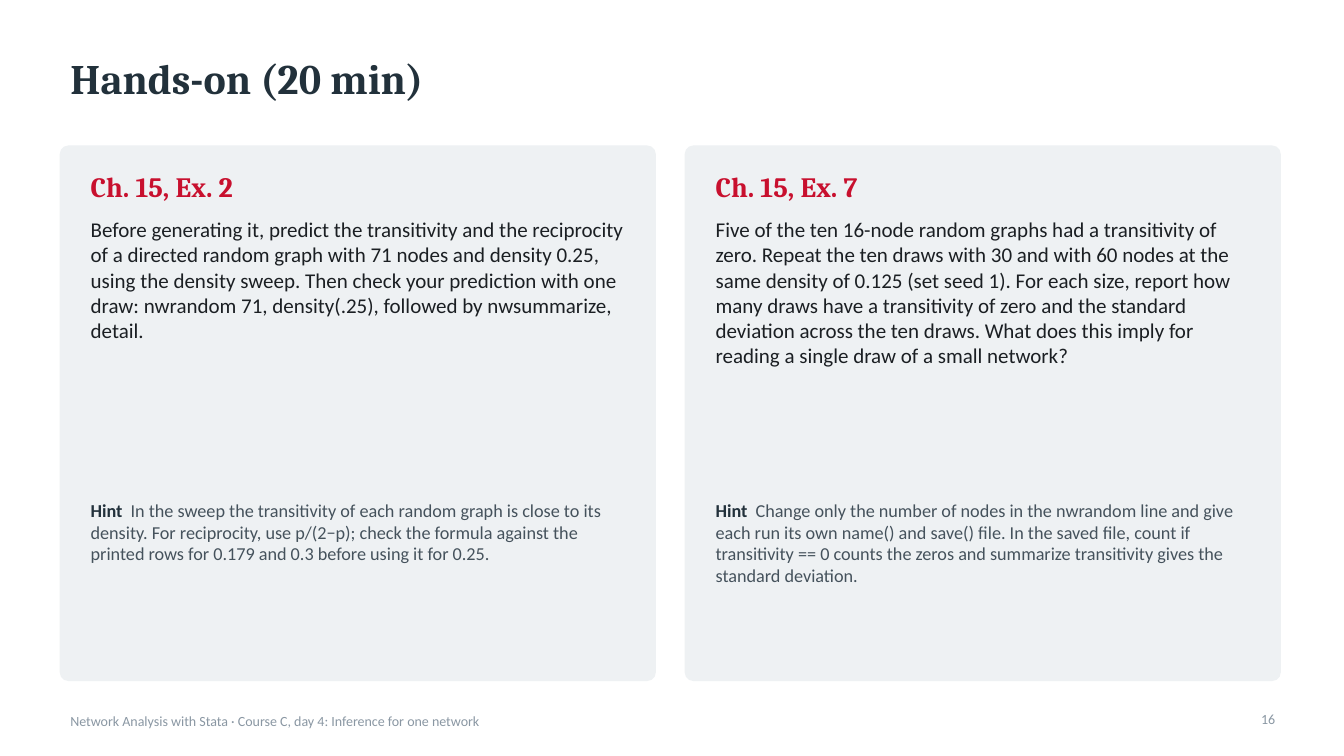
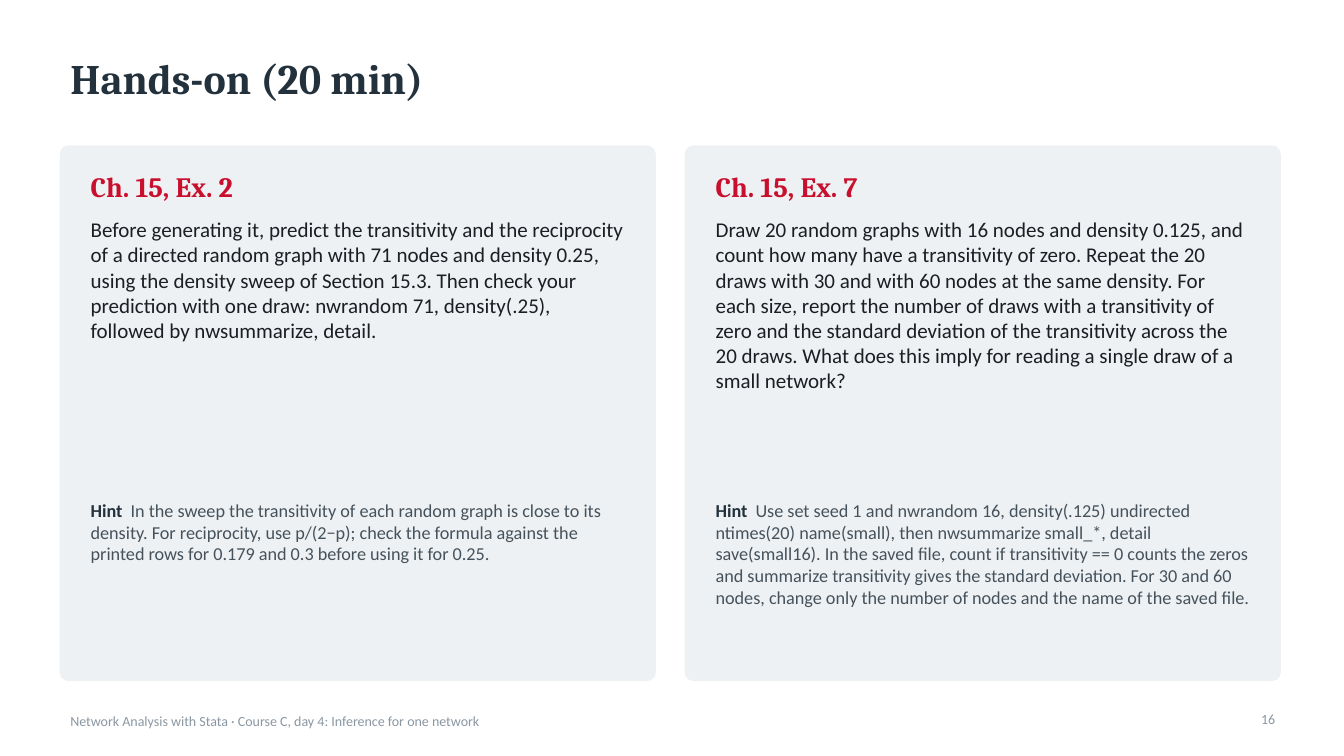
Before and after one commit to thomas-u-grund/nwcommands, a slide deck: slide 16 of website/book/teaching/slides/courseC_day4_inference.pptx. Drawn at 1344x756 pixels with LibreOffice and Linux fonts; fonts in the diff are those of the drawing. Boxes give left, top, right and bottom in pixels: in the first picture for what was removed or moved away, otherwise in the second. Text is boxed around its words. In the diff, an @@ line names an element or a change of style, - is before the commit and + after.

```diff
--- a/website/book/teaching/slides/courseC_day4_inference.pptx
+++ b/website/book/teaching/slides/courseC_day4_inference.pptx
@@ text at (91,222,622,342): text changed @@
-Before generating it, predict the transitivity and the reciprocity of a directed random graph with 71 nodes and density 0.25, using the density sweep. Then check your prediction with one draw: nwrandom 71, density(.25), followed by nwsummarize, detail.
+Before generating it, predict the transitivity and the reciprocity of a directed random graph with 71 nodes and density 0.25, using the density sweep of Section 15.3. Then check your prediction with one draw: nwrandom 71, density(.25), followed by nwsummarize, detail.
@@ text at (716,222,1243,388): text changed @@
-Five of the ten 16-node random graphs had a transitivity of zero. Repeat the ten draws with 30 and with 60 nodes at the same density of 0.125 (set seed 1). For each size, report how many draws have a transitivity of zero and the standard deviation across the ten draws. What does this imply for reading a single draw of a small network?
+Draw 20 random graphs with 16 nodes and density 0.125, and count how many have a transitivity of zero. Repeat the 20 draws with 30 and with 60 nodes at the same density. For each size, report the number of draws with a transitivity of zero and the standard deviation of the transitivity across the 20 draws. What does this imply for reading a single draw of a small network?
@@ text at (716,504,1249,607): text changed @@
-Hint Change only the number of nodes in the nwrandom line and give each run its own name() and save() file. In the saved file, count if transitivity == 0 counts the zeros and summarize transitivity gives the standard deviation.
+Hint Use set seed 1 and nwrandom 16, density(.125) undirected ntimes(20) name(small), then nwsummarize small_*, detail save(small16). In the saved file, count if transitivity == 0 counts the zeros and summarize transitivity gives the standard deviation. For 30 and 60 nodes, change only the number of nodes and the name of the saved file.
```
Also in this commit, not shown: 4 other slides changed, 7 other files.
